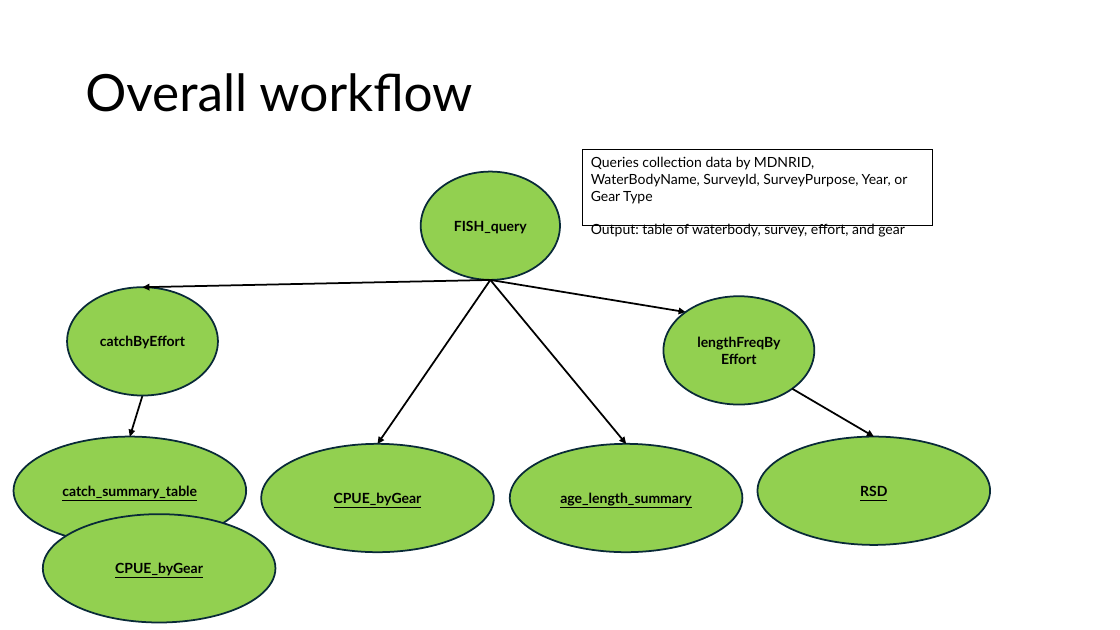
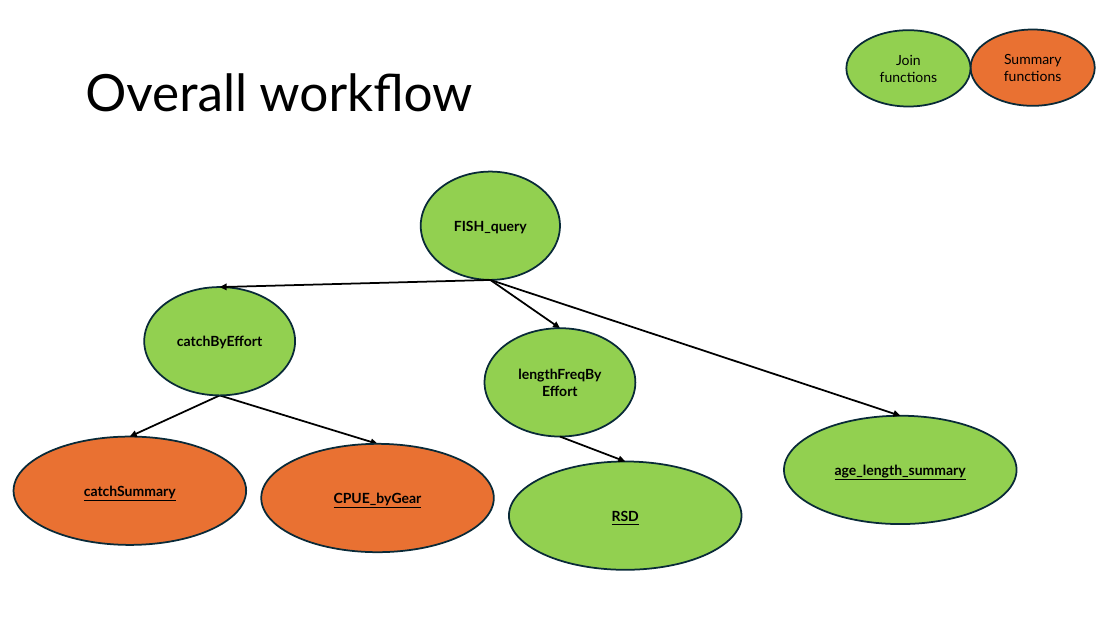
Before and after one commit to DNRFISH/MFA, a slide deck: slide 1 of dev/MFA_table_joins.pptx. Drawn at 1120x630 pixels with LibreOffice and Linux fonts; fonts in the diff are those of the drawing. Boxes give left, top, right and bottom in pixels: in the first picture for what was removed or moved away, otherwise in the second. Text is boxed around its words. In the diff, an @@ line names an element or a change of style, - is before the commit and + after.

Commit message:
updated catchSummary

```diff
--- a/dev/MFA_table_joins.pptx
+++ b/dev/MFA_table_joins.pptx
@@ ellipse added at <box>970,29,1095,106</box>, fill #E97132, outline #092A39 1.5 pt, 12 pt, text #000000 @@
+Summary functions
@@ ellipse added at <box>847,30,971,107</box>, fill #92D050, outline #092A39 1.5 pt, 12 pt, text #000000 @@
+Join functions
@@ rectangle removed at <box>582,150,933,226</box> @@
-Queries collection data by MDNRID, WaterBodyName, SurveyId, SurveyPurpose, Year, or Gear Type
-Output: table of waterbody, survey, effort, and gear
@@ ellipse "catchByEffort": place and size @@
-ellipse "catchByEffort" at <box>67,287,218,396</box>
+ellipse "catchByEffort" at <box>145,287,296,396</box>
@@ arrow moved from (491, 280) - (143, 287) to (491, 280) - (220, 287) @@
@@ arrow moved from (491, 280) - (686, 313) to (491, 280) - (560, 329) @@
@@ arrow moved from (491, 280) - (626, 444) to (491, 280) - (901, 416) @@
@@ ellipse "lengthFreqByEffort": place and size @@
-ellipse "lengthFreqByEffort" at <box>664,297,815,405</box>
+ellipse "lengthFreqByEffort" at <box>485,329,636,437</box>
@@ arrow moved from (143, 396) - (130, 437) to (220, 396) - (130, 437) @@
@@ arrow moved from (491, 280) - (377, 444) to (220, 396) - (377, 444) @@
@@ ellipse "age_length_summary": place and size @@
-ellipse "age_length_summary" at <box>510,444,743,552</box>
+ellipse "age_length_summary" at <box>784,416,1017,524</box>
@@ ellipse "catchSummary" at <box>13,437,246,545</box>: fill #92D050 to #E97132 @@
@@ ellipse "CPUE_byGear" at <box>261,444,494,552</box>: fill #92D050 to #E97132 @@
@@ arrow moved from (792, 389) - (874, 437) to (560, 437) - (625, 461) @@
@@ ellipse "RSD": place and size @@
-ellipse "RSD" at <box>758,437,991,545</box>
+ellipse "RSD" at <box>509,461,742,570</box>
@@ text in ellipse at <box>84,485,176,499</box>: text changed @@
-catch_summary_table
+catchSummary
@@ ellipse removed at <box>43,514,276,623</box> @@
-CPUE_byGear
```
Also in this commit, not shown: 3 slides removed.
